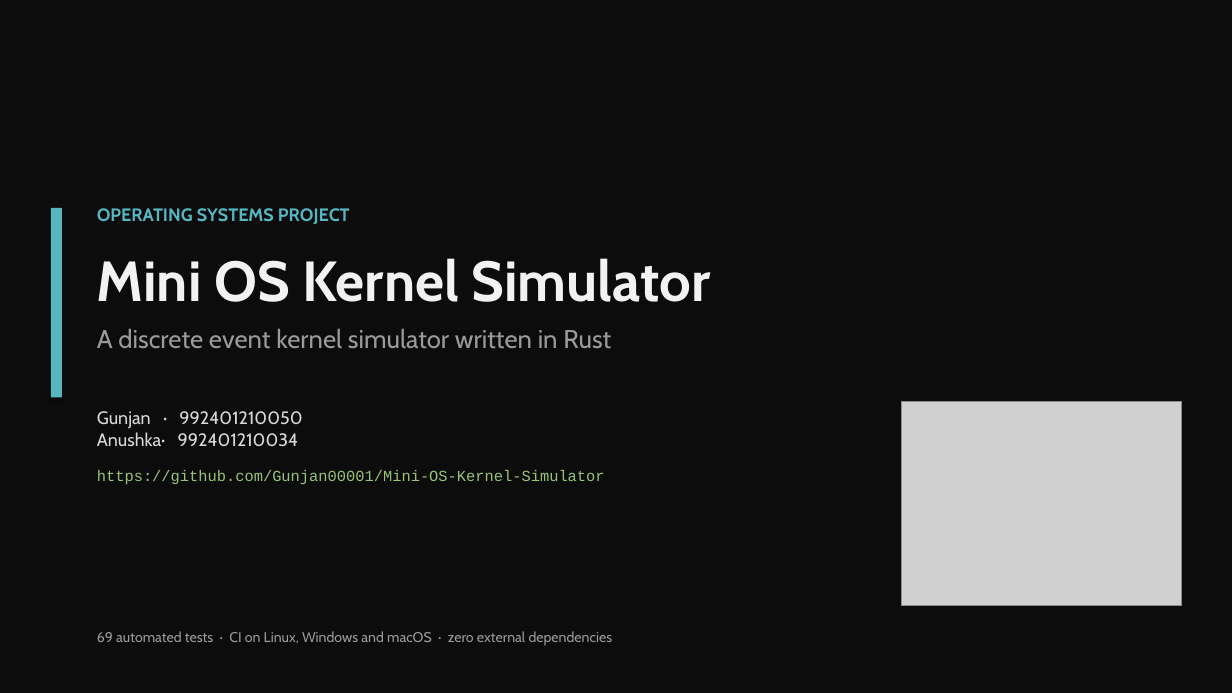
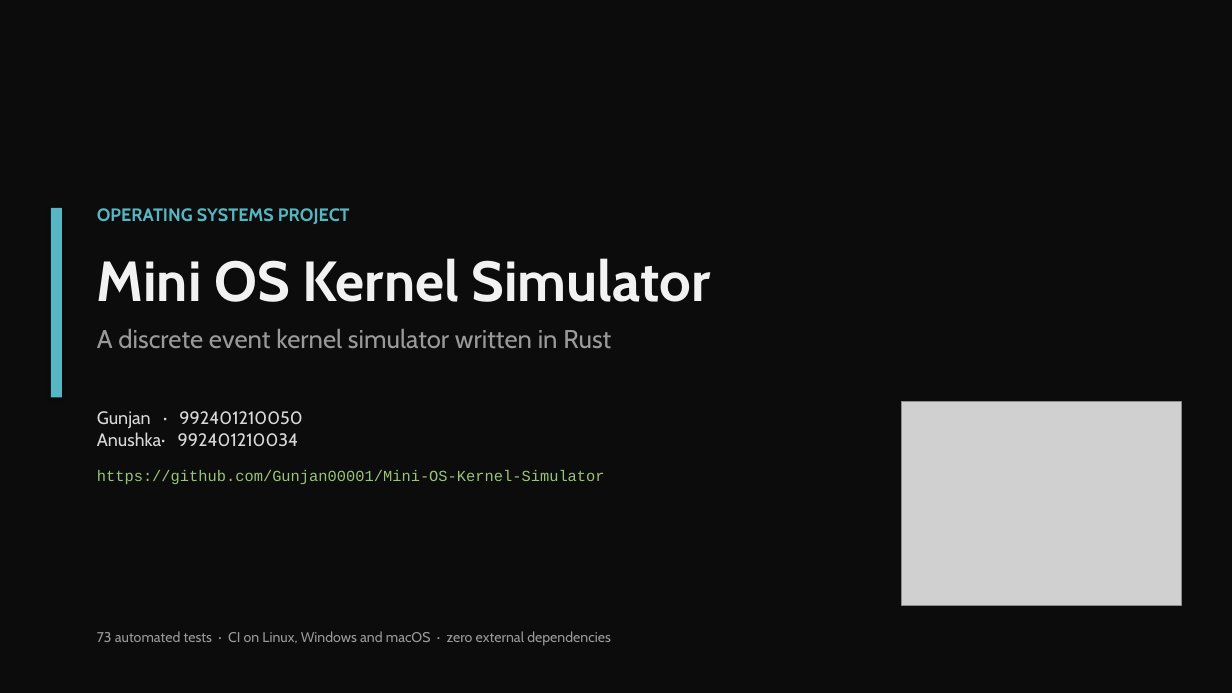
Before and after one commit to Gunjan00001/Mini-OS-Kernel-Simulator, a slide deck: slide 1 of docs/presentation/MiniOSKernel_Simulator.pptx. Drawn at 1232x693 pixels with LibreOffice and Linux fonts; fonts in the diff are those of the drawing; grey boxes stand for pictures. Boxes give left, top, right and bottom in pixels: in the first picture for what was removed or moved away, otherwise in the second. Text is boxed around its words. In the diff, an @@ line names an element or a change of style, - is before the commit and + after.

Commit message:
docs: refresh generated report and slides for 73 tests

```diff
--- a/docs/presentation/MiniOSKernel_Simulator.pptx
+++ b/docs/presentation/MiniOSKernel_Simulator.pptx
@@ text at box(97, 631, 611, 646): text changed @@
-69 automated tests · CI on Linux, Windows and macOS · zero external dependencies
+73 automated tests · CI on Linux, Windows and macOS · zero external dependencies
```
Also in this commit, not shown: 2 other slides changed, 1 other file.
